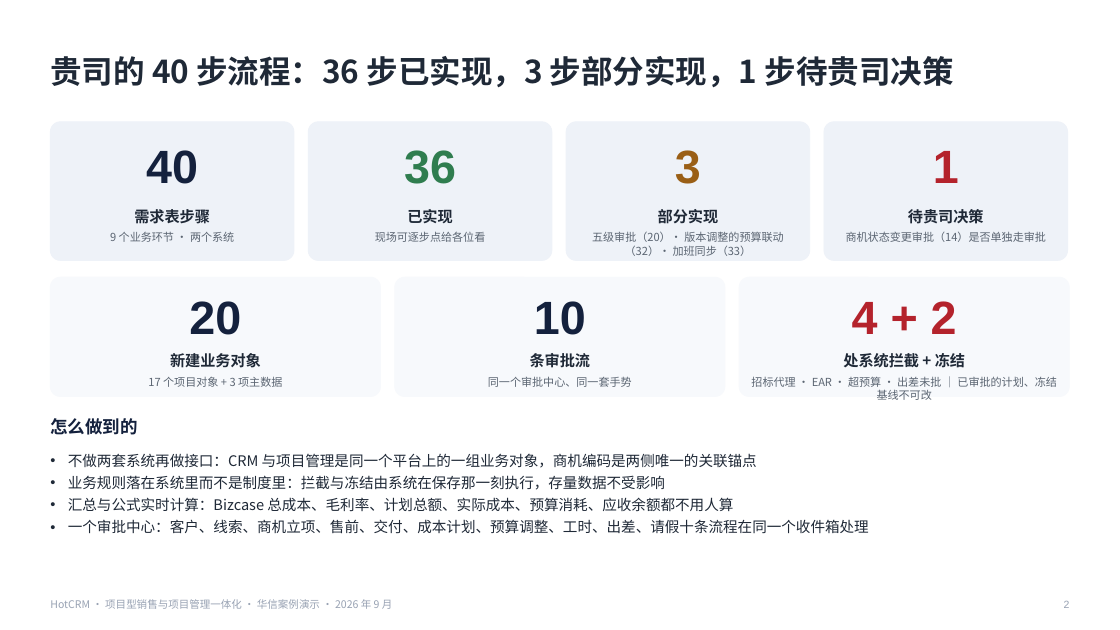
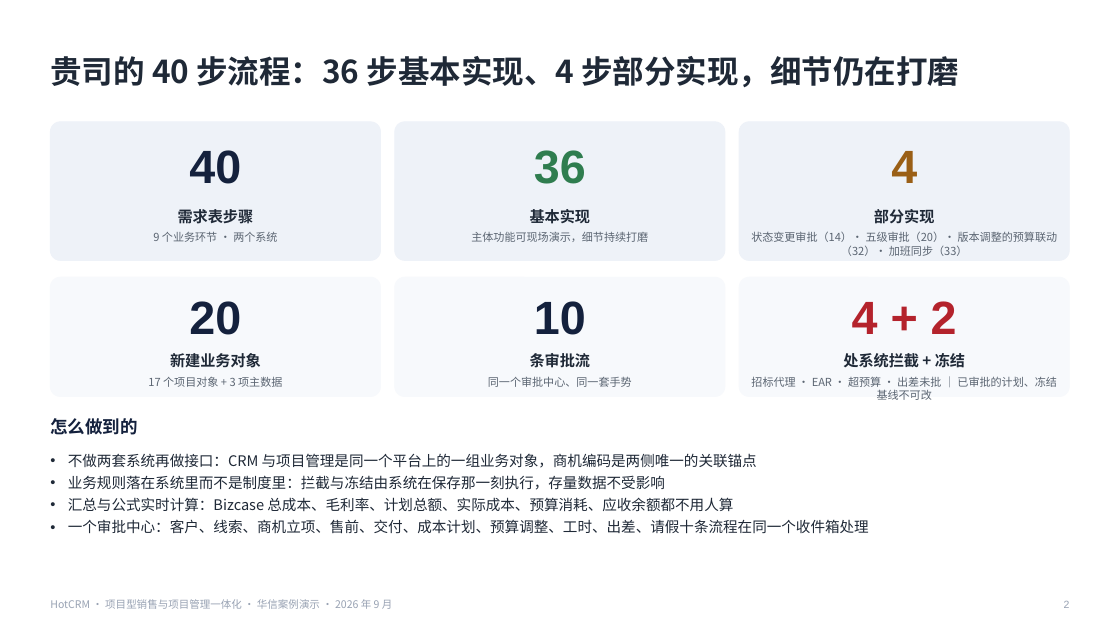
Before and after one commit to sunhaolin/hotcrm, a slide deck: slide 2 of docs/demo/psa-presales/客户汇报-华信案例.pptx. Drawn at 1120x630 pixels with LibreOffice and Linux fonts; fonts in the diff are those of the drawing. Boxes give left, top, right and bottom in pixels: in the first picture for what was removed or moved away, otherwise in the second. Text is boxed around its words. In the diff, an @@ line names an element or a change of style, - is before the commit and + after.

```diff
--- a/docs/demo/psa-presales/客户汇报-华信案例.pptx
+++ b/docs/demo/psa-presales/客户汇报-华信案例.pptx
@@ text at box(50, 56, 959, 87): text changed @@
-贵司的 40 步流程：36 步已实现，3 步部分实现，1 步待贵司决策
+贵司的 40 步流程：36 步基本实现、4 步部分实现，细节仍在打磨
@@ text "40": place and size @@
-text "40" at box(146, 150, 198, 184)
+text "40" at box(189, 150, 241, 184)
@@ rounded rectangle: place and size @@
-rounded rectangle at box(50, 122, 294, 260)
+rounded rectangle at box(50, 122, 381, 260)
@@ rounded rectangle removed at box(308, 122, 552, 260) @@
@@ text "36": place and size @@
-text "36" at box(404, 150, 456, 184)
+text "36" at box(534, 150, 586, 184)
@@ rounded rectangle: place and size @@
-rounded rectangle at box(566, 122, 810, 260)
+rounded rectangle at box(395, 122, 725, 260)
@@ rounded rectangle: place and size @@
-rounded rectangle at box(824, 122, 1068, 260)
+rounded rectangle at box(739, 122, 1070, 260)
@@ text removed at box(675, 150, 701, 184) @@
-3
@@ text added at box(891, 151, 917, 183), 40 pt, text #9A5F16, bold @@
+4
@@ text removed at box(933, 151, 959, 183) @@
-1
@@ text "需求表步骤": place and size @@
-text "需求表步骤" at box(134, 209, 210, 224)
+text "需求表步骤" at box(178, 209, 254, 223)
@@ text at box(530, 209, 591, 224): text changed @@
-已实现
+基本实现
@@ text "部分实现": place and size @@
-text "部分实现" at box(658, 209, 719, 224)
+text "部分实现" at box(874, 209, 935, 224)
@@ text removed at box(908, 209, 984, 224) @@
-待贵司决策
@@ text "9 个业务环节 · 两个系统": place and size @@
-text "9 个业务环节 · 两个系统" at box(110, 232, 234, 242)
+text "9 个业务环节 · 两个系统" at box(153, 232, 277, 242)
@@ text removed at box(375, 232, 486, 242) @@
-现场可逐步点给各位看
@@ text added at box(471, 232, 648, 242), 9.5 pt, text #5B6572 @@
+主体功能可现场演示，细节持续打磨
@@ text at box(751, 231, 1058, 256): text changed @@
-五级审批（20）· 版本调整的预算联动（32）· 加班同步（33）
+状态变更审批（14）· 五级审批（20）· 版本调整的预算联动（32）· 加班同步（33）
@@ text removed at box(846, 232, 1046, 242) @@
-商机状态变更审批（14）是否单独走审批
```
Also in this commit, not shown: 30 other slides changed, 1 slide removed, 2 other files.
